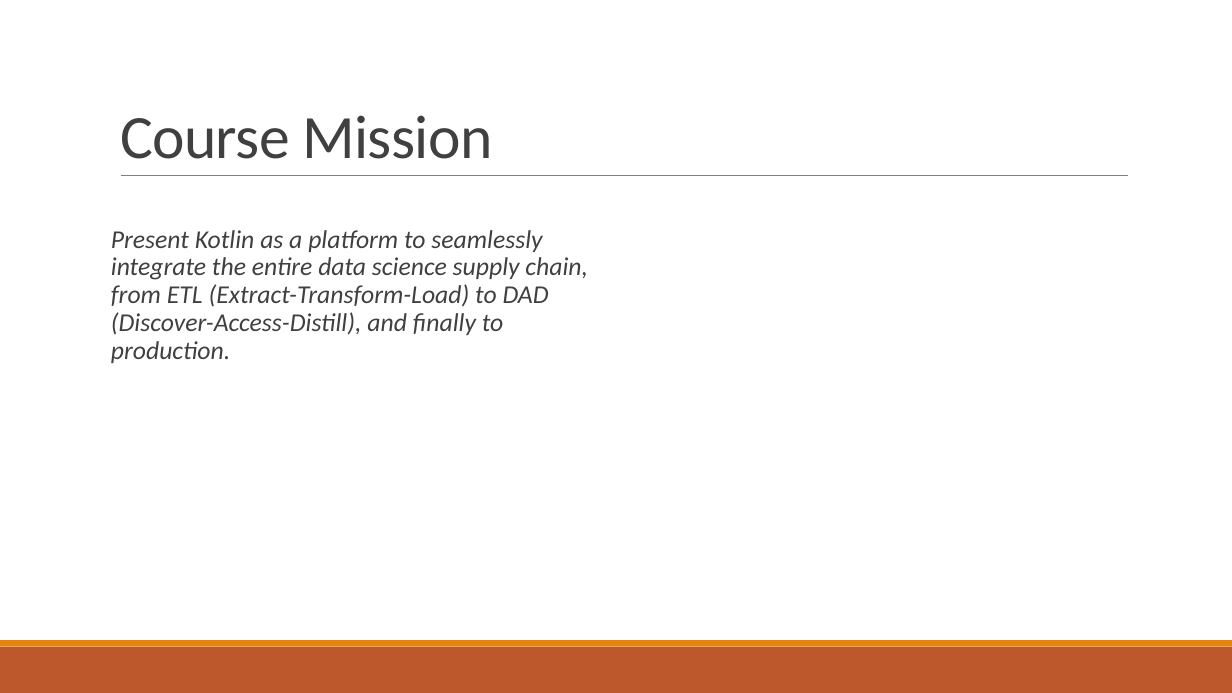
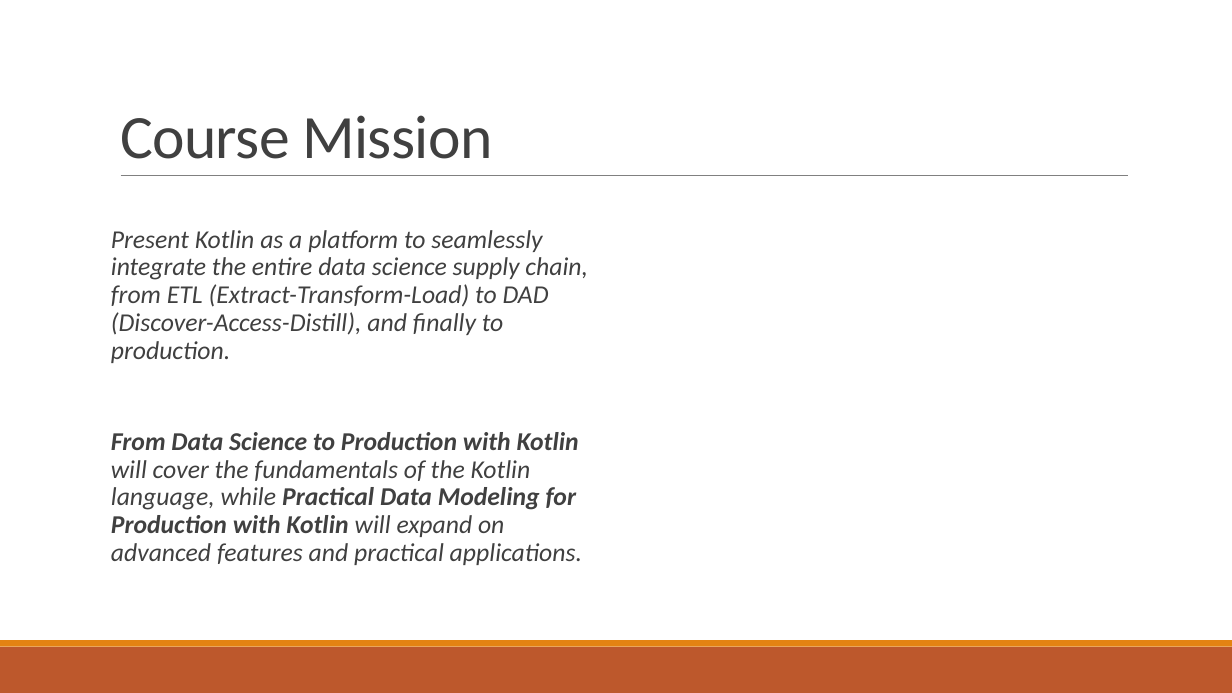
Before and after one commit to thomasnield/oreilly_kotlin_for_data_science, a slide deck: slide 2 of 2. Practical Data Modeling for Production with Kotlin/oreilly_practical_data_modeling_for_production_with_kotlin.pptx. Drawn at 1232x693 pixels with LibreOffice and Linux fonts; fonts in the diff are those of the drawing. Boxes give left, top, right and bottom in pixels: in the first picture for what was removed or moved away, otherwise in the second. Text is boxed around its words. In the diff, an @@ line names an element or a change of style, - is before the commit and + after.

```diff
--- a/2. Practical Data Modeling for Production with Kotlin/oreilly_practical_data_modeling_for_production_with_kotlin.pptx
+++ b/2. Practical Data Modeling for Production with Kotlin/oreilly_practical_data_modeling_for_production_with_kotlin.pptx
@@ text at [111,432,582,565]: paragraph added @@
+From Data Science to Production with Kotlin will cover the fundamentals of the Kotlin language, while Practical Data Modeling for Production with Kotlin will expand on advanced features and practical applications.
```
Also in this commit, not shown: 1 slide added, 5 other files.
